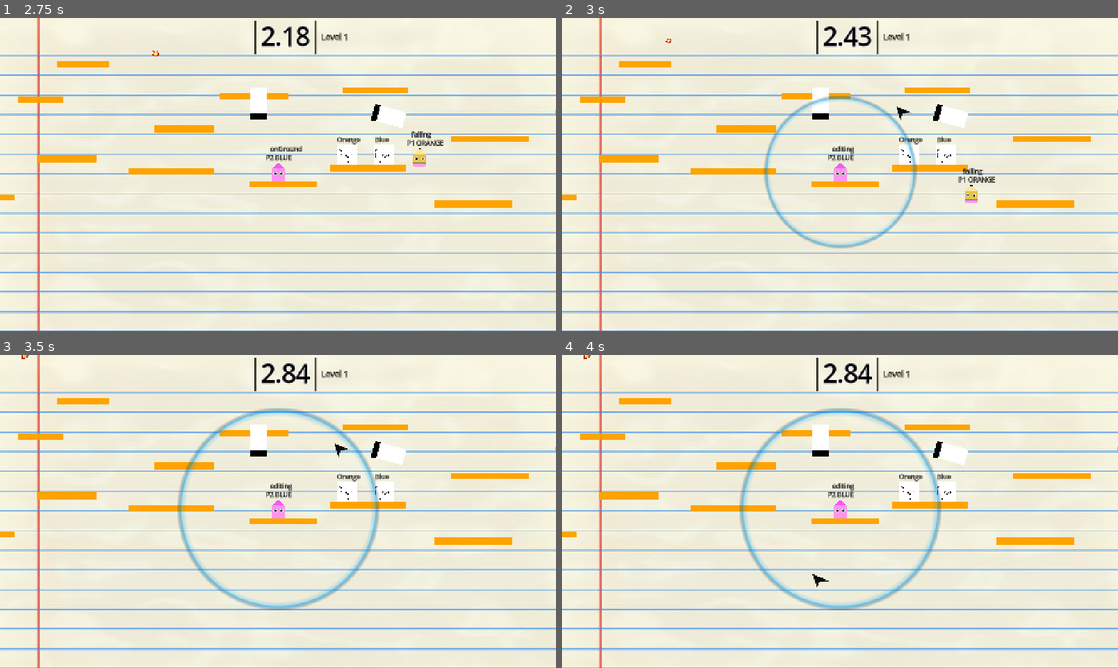
Above: before the commit, frames 1-4 (two rows, left to right).
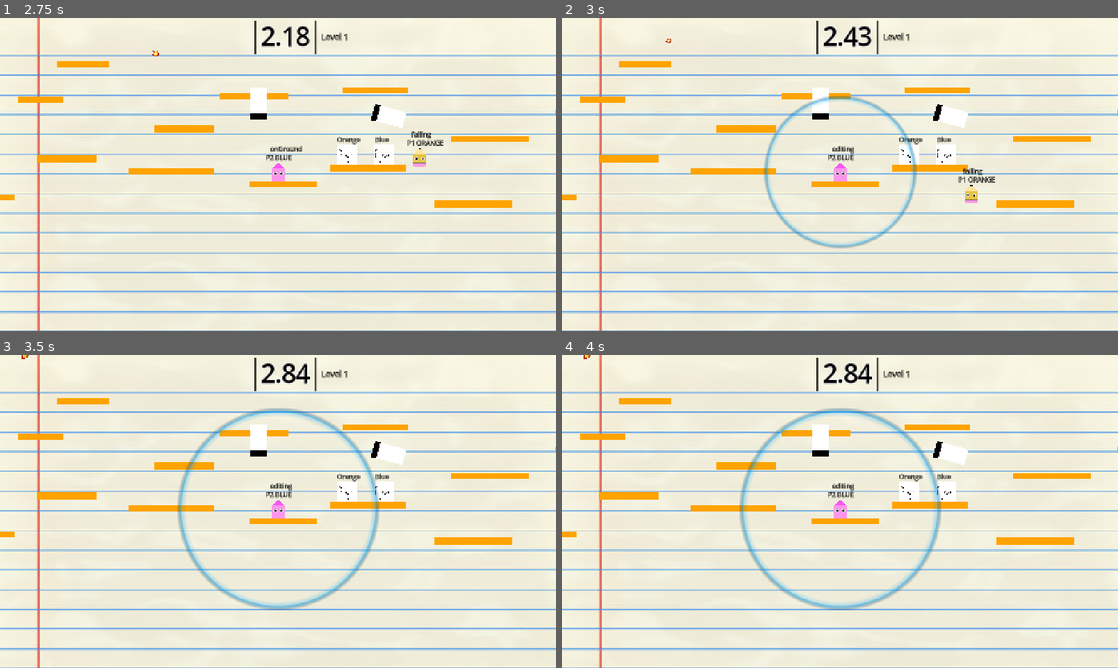
Above: after the commit, the same moments.

Repository: SiwenJadenLong/Co-Sketch
Game: Godot game, scene res://scenes/Gameplay/Main.tscn
The game is run twice, just before and just after one commit, with the same random seed, the same clock (stepped at 60 frames per second) and the same inputs.
Inputs (mouse positions are in pixels of both pictures, inside the frame that each line leads up to):
- Up to frame 1 (2.75 s): click "Start" at 0.5 s; move the mouse to (400, 158) at 1.27 s; press the mouse at (400, 158) at 1.28 s; hold D (p1_right) from 1.28 s (still down); tap W (p1_up) at 1.52, 2.27 s; move the mouse to (166, 190) at 2.02 s; release the mouse at (166, 190) at 2.03 s; tap E (p1_edit_toggle) at 2.1 s
- Up to frame 2 (3 s): move the mouse to (895, 105) at 2.77 s; release D (p1_right) at 2.78 s; hold A (p1_left) from 2.78 s (still down); tap Shift (p2_edit_toggle) at 2.85 s
- Up to frame 3 (3.5 s): keep holding A (p1_left)
- Up to frame 4 (4 s): move the mouse to (812, 574) at 3.52 s; release A (p1_left) at 3.53 s; hold D (p1_right) from 3.53 s (still down); tap Left (p2_left) at 3.6 s; tap W (p1_up) at 3.77 s

Frame 1 is identical in both runs. In frame 2, less than 0.1% of the frame differs, in the area x 60-63%, y 28-33%; in frame 3, less than 0.1%; in frame 4, less than 0.1%, in the area x 45-48%, y 70-75%.
Error after the commit: Cannot call method 'get_node' on a null value. (res://Scripts/player.gd:129)

Commit message:
Move lineMaker to prefab

Diff:
--- a/Scripts/player.gd
+++ b/Scripts/player.gd
@@ -58,9 +58,9 @@
 var editButton : String;
 
 func loadLineMaker():
-	var lineMakerObject: Node2D = load(lineMakerPath).instantiate();
-	lineMakerObject.name = "lineMaker";
-	get_parent().get_parent().add_child(lineMakerObject);
+#	var lineMakerObject: Node2D = load(lineMakerPath).instantiate();
+#	lineMakerObject.name = "lineMaker";
+#	get_parent().get_parent().add_child(lineMakerObject);
 
 	lineMaker = get_parent().get_parent().get_node("lineMaker");
 
--- a/scenes/levels/LevelTemplete.tscn
+++ b/scenes/levels/LevelTemplete.tscn
@@ -1,9 +1,10 @@
-[gd_scene load_steps=5 format=3 uid="uid://p0m3x403thtk"]
+[gd_scene load_steps=6 format=3 uid="uid://p0m3x403thtk"]
 
 [ext_resource type="Script" uid="uid://bn6lwoeq3auyu" path="res://Scripts/map.gd" id="1_vcwsh"]
+[ext_resource type="PackedScene" uid="uid://ctoxg3ns7dmj5" path="res://scenes/Gameplay/linemaker/linemaker.tscn" id="5_4qc4n"]
 [ext_resource type="PackedScene" uid="uid://di8x2ilgml1fg" path="res://scenes/objects/door.tscn" id="5_30pkq"]
-[ext_resource type="Script" uid="uid://dfkluft0hlgrx" path="res://scenes/levels/view_box_border.gd" id="5_qoi8g"]
-[ext_resource type="PackedScene" uid="uid://dc63gvd8lmpex" path="res://scenes/objects/player.tscn" id="7_7nc4o"]
+[ext_resource type="Script" path="res://scenes/levels/view_box_border.gd" id="5_qoi8g"]
+[ext_resource type="PackedScene" uid="uid://dc63gvd8lmpex" path="res://scenes/objects/Player.tscn" id="7_7nc4o"]
 
 [node name="map" type="Node2D"]
 script = ExtResource("1_vcwsh")
@@ -40,4 +41,6 @@
 [node name="viewBoxBorderCollision" type="CollisionPolygon2D" parent="ground/viewBoxBorder"]
 build_mode = 1
 
+[node name="lineMaker" parent="." instance=ExtResource("5_4qc4n")]
+
 [connection signal="tree_entered" from="." to="." method="_on_tree_entered"]
